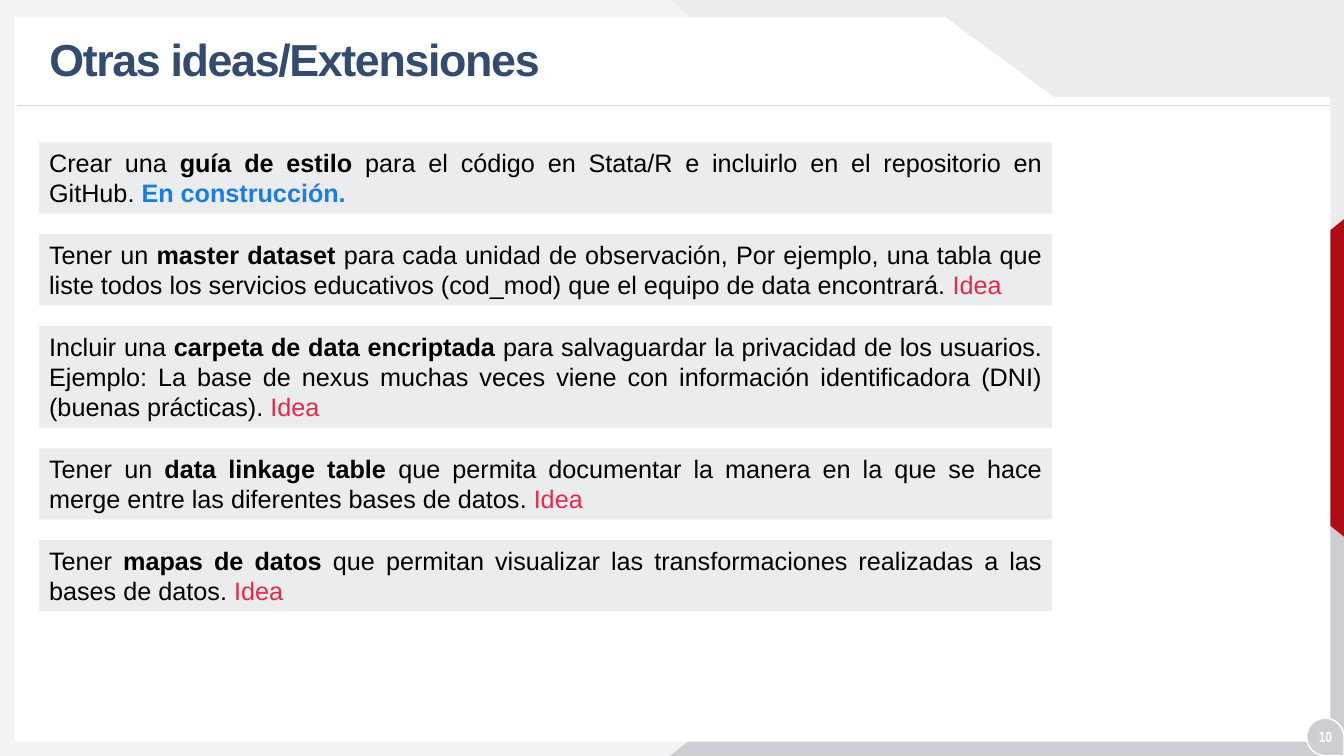
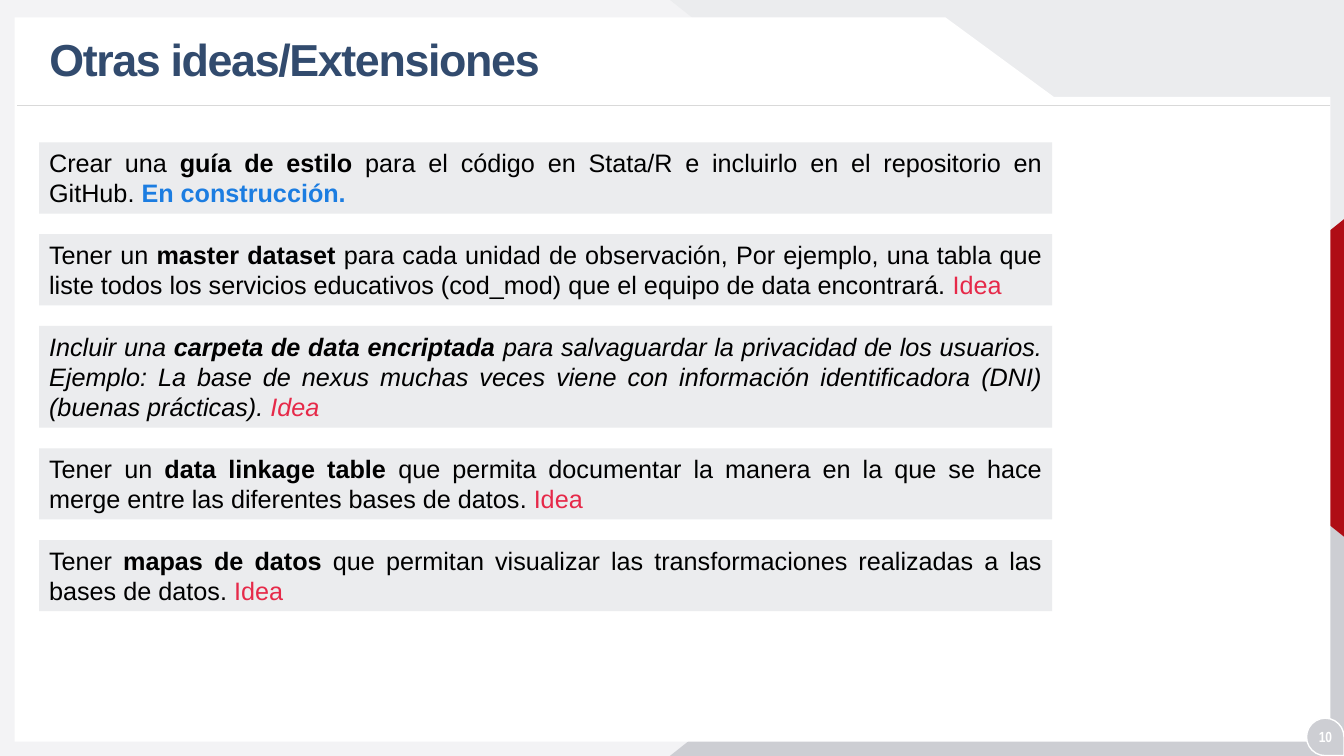
Before and after one commit to analistaup29/00_Data, a slide deck: slide 10 of 04_documentacion/estructura folder.pptx. Drawn at 1344x756 pixels with LibreOffice and Linux fonts; fonts in the diff are those of the drawing; background and template pictures are left out. Boxes give left, top, right and bottom in pixels: in the first picture for what was removed or moved away, otherwise in the second. Text is boxed around its words. In the diff, an @@ line names an element or a change of style, - is before the commit and + after.

```diff
--- a/04_documentacion/estructura folder.pptx
+++ b/04_documentacion/estructura folder.pptx
@@ rectangle "Incluir una carpeta de data ..." at bbox=[39, 326, 1053, 427]: italic on @@
```
Also in this commit, not shown: 6 other slides changed, 1 other file.
